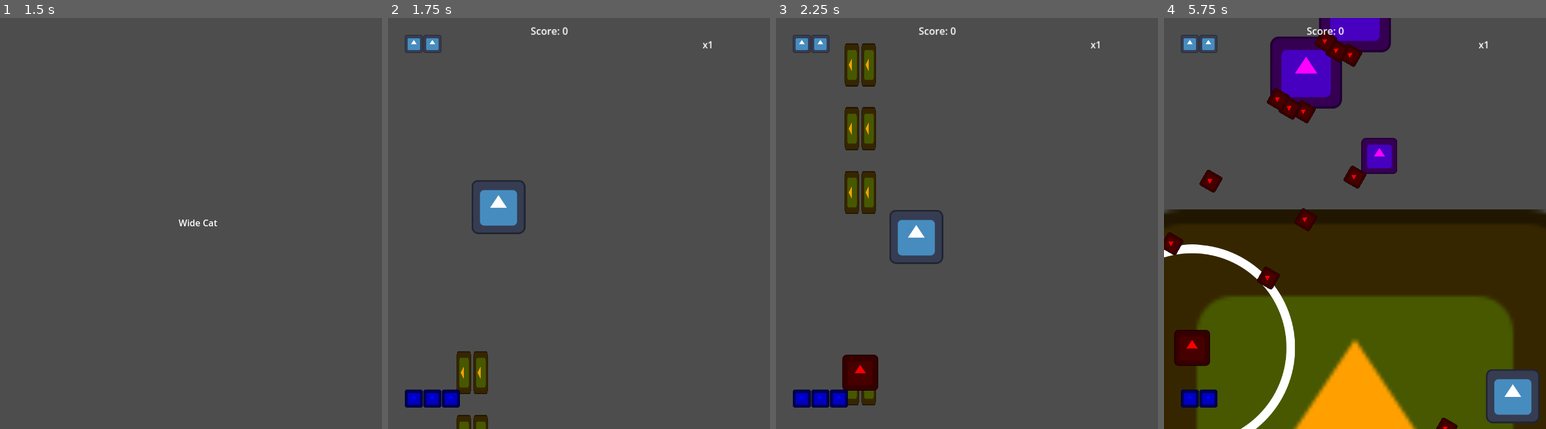
Above: before the commit, frames 1-4 (left to right).
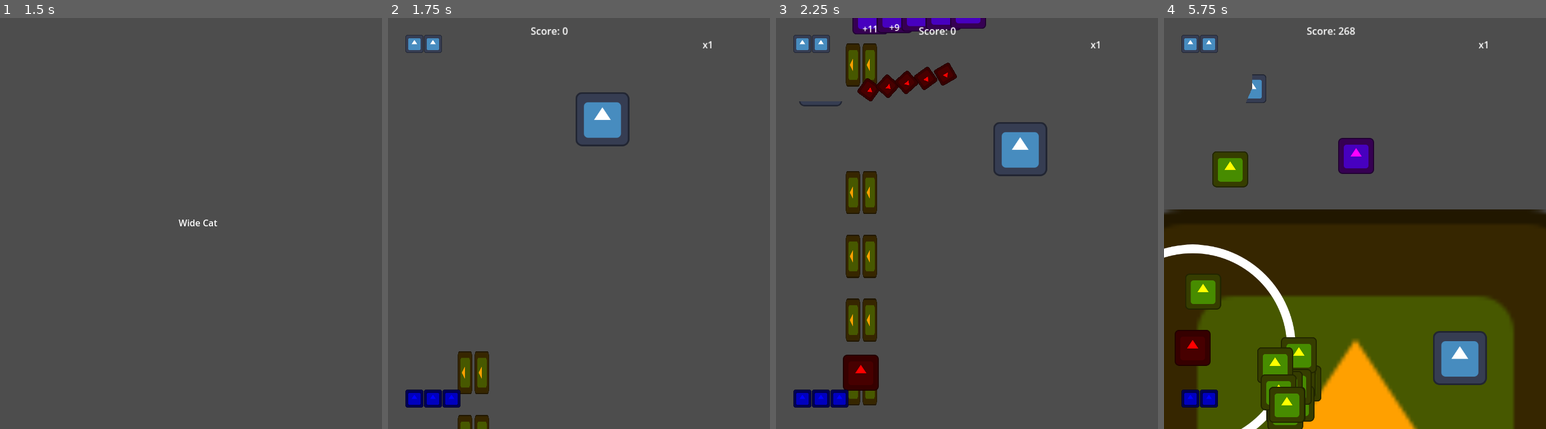
Above: after the commit, the same moments.

Repository: Zeroeth-0/Gatogun
Game: Godot game, scene res://scenes/UI/title_screen.tscn
The game is run twice, just before and just after one commit, with the same random seed, the same clock (stepped at 60 frames per second) and the same inputs. The engine's default icon, where the game draws it, is replaced by a stand-in: a white triangle on a blue panel in a dark square.
Inputs:
- Up to frame 1 (1.5 s): tap Enter (Start) at 0.5, 1.25 s; hold Right (RIGHT) 0.53-1.28 s; hold Z (A) 0.53-1.28 s; tap X (B) at 0.8, 1.35 s; hold Down (DOWN) from 1.28 s (still down)
- Up to frame 2 (1.75 s): keep holding Down (DOWN); tap C (C) at 1.55 s
- Up to frame 3 (2.25 s): release Down (DOWN) at 2.03 s; hold Right (RIGHT) from 2.03 s (still down); hold C (C) from 2.03 s (still down)
- Up to frame 4 (5.75 s): tap Z (A) at 2.3, 2.85, 4.55 s; release Right (RIGHT) at 2.78 s; release C (C) at 2.78 s; hold Up (UP) 2.78-3.53 s; tap X (B) at 3.05, 3.6, 5.3 s; hold C (C) 3.53-4.28 s; hold Left (LEFT) 3.53-5.03 s; tap C (C) at 4.35 s; hold Down (DOWN) from 5.03 s (still down); tap Enter (Start) at 5.1 s

Frame 1 is identical in both runs. In frame 2, 2.7% of the frame differs, in the area x 4-64%, y 4-100%; in frame 3, 7.5%; in frame 4, 16%, in the area x 0-99%, y 0-100%.

Commit message:
Updated level parser with enemy patterns

Diff:
--- a/scenes/bullets/revenge_bullet.tscn
+++ b/scenes/bullets/revenge_bullet.tscn
@@ -6,7 +6,7 @@
 [sub_resource type="RectangleShape2D" id="RectangleShape2D_ynv2f"]
 
 [node name="Bullet" type="Area2D" node_paths=PackedStringArray("sprite") groups=["Damage", "Enemy Bullet"]]
-z_index = 4
+z_index = 5
 script = ExtResource("1_lcvpx")
 sprite = NodePath("Sprite2D")
 revenge = true
--- a/scenes/enemies/base/enemy.tscn
+++ b/scenes/enemies/base/enemy.tscn
@@ -14,6 +14,7 @@
 z_index = 3
 script = ExtResource("1_nfbc7")
 size = 40
+scoreCount = 5
 comboLabel = NodePath("EnemyCombo")
 
 [node name="Sprite2D" type="Sprite2D" parent="."]
--- a/scenes/enemies/base/midEnemy.tscn
+++ b/scenes/enemies/base/midEnemy.tscn
@@ -6,7 +6,7 @@
 scale = Vector2(2, 2)
 typeEnum = 1
 size = 80
-scoreCount = 3
+scoreCount = 10
 
 [node name="Sprite2D" parent="." index="0"]
 position = Vector2(0, -10)
--- a/scenes/levels/ground.tscn
+++ b/scenes/levels/ground.tscn
@@ -1,6 +1,6 @@
 [gd_scene load_steps=2 format=3 uid="uid://4y26tmtqbxdx"]
 
-[ext_resource type="Script" uid="uid://hrxsyfgjv1kg" path="res://source/levels/world.gd" id="1_2i58f"]
+[ext_resource type="Script" uid="uid://hrxsyfgjv1kg" path="res://source/levels/level_parser.gd" id="1_2i58f"]
 
 [node name="Ground" type="Node2D"]
 script = ExtResource("1_2i58f")
--- a/scenes/levels/world.tscn
+++ b/scenes/levels/world.tscn
@@ -1,6 +1,6 @@
 [gd_scene load_steps=15 format=3 uid="uid://bi7uyv2plo07x"]
 
-[ext_resource type="Script" uid="uid://hrxsyfgjv1kg" path="res://source/levels/world.gd" id="1_btnht"]
+[ext_resource type="Script" uid="uid://hrxsyfgjv1kg" path="res://source/levels/level_parser.gd" id="1_btnht"]
 [ext_resource type="PackedScene" uid="uid://bw2g2t07ejkdq" path="res://scenes/levels/dead_bounds.tscn" id="3_0hlg8"]
 [ext_resource type="PackedScene" uid="uid://sc2mi3jdynyo" path="res://scenes/enemies/mid/midGoStopGo.tscn" id="3_xidr1"]
 [ext_resource type="PackedScene" uid="uid://cgts6rg8xrau" path="res://scenes/levels/playzone.tscn" id="4_hkylk"]
@@ -13,9 +13,10 @@
 [ext_resource type="PackedScene" uid="uid://ber78ar7g5504" path="res://scenes/UI/fever_bar.tscn" id="11_yb1ae"]
 [ext_resource type="PackedScene" uid="uid://bbrlpm3jwipc3" path="res://scenes/enemies/popcorn/popcornComeLeave.tscn" id="12_de0io"]
 [ext_resource type="PackedScene" uid="uid://c7eeyaje6ghkn" path="res://scenes/UI/h_box_container.tscn" id="13_e6078"]
-[ext_resource type="PackedScene" uid="uid://dog0k55xaa2s" path="res://scenes/items/max_power_up.tscn" id="13_xidr1"]
+[ext_resource type="PackedScene" uid="uid://dog0k55xaa2s" path="res://scenes/items/max_power_up.tscn" id="14_8c33x"]
 
 [node name="World" type="Node2D"]
+position = Vector2(1, 0)
 script = ExtResource("1_btnht")
 waveFile = "res://source/levels/test.txt"
 enemyScenes = Array[PackedScene]([ExtResource("12_de0io"), ExtResource("3_xidr1")])
@@ -160,5 +161,5 @@
 
 [node name="BBoxContainer" parent="." instance=ExtResource("11_de0io")]
 
-[node name="Item" parent="." instance=ExtResource("13_xidr1")]
-position = Vector2(179, 318)
+[node name="Item" parent="." instance=ExtResource("14_8c33x")]
+position = Vector2(363, 162)
--- a/source/bullets/bullet.gd
+++ b/source/bullets/bullet.gd
@@ -109,7 +109,7 @@
 # === INTERACCIÓN Y FINALIZACIÓN ===
 
 # Muestra la medalla y elimina la bala
-func _cancel() -> void:
+func cancel() -> void:
 	var item = medal.instantiate()
 	get_tree().current_scene.call_deferred("add_child", item)
 	item.position = global_position
@@ -126,5 +126,5 @@
 		if revHealth <= 0 and not isCancelled:
 			isCancelled = true  # Bloquea ejecuciones futuras
 			var playerPos = GAME.get_player()
-			if position.distance_to(playerPos) < 200 or SCORE.medalCountdown >0: _cancel()
+			if position.distance_to(playerPos) < 200 or SCORE.medalCountdown >0: cancel()
 			else: queue_free()
--- a/source/enemies/enemy.gd
+++ b/source/enemies/enemy.gd
@@ -146,6 +146,7 @@
 	if typeEnum == EnemyType.ELITE:
 		for bullet in get_tree().get_nodes_in_group("Enemy Bullet"):
 			if bullet.has_method("cancel"): bullet.cancel()
+			print("Hey")
 
 	if pulseMarked:
 		SCORE.increase_fever(5)
--- a/source/items/item.gd
+++ b/source/items/item.gd
@@ -18,6 +18,7 @@
 var oscillationTimer: float = 0.0
 var isCollected := false
 var powerupDir := Vector2(1, 1).normalized()
+var powerUpFollowPlayer: bool = false
 
 func _ready() -> void:
 	# Lanzamiento inicial con fuerza aleatoria hacia arriba
@@ -42,7 +43,7 @@
 
 func _move_powerup(delta):
 	var moveSpeed := 150.0
-	position += powerupDir * moveSpeed * delta
+	if !powerUpFollowPlayer: position += powerupDir * moveSpeed * delta
 
 	# Obtener los límites de la pantalla
 	var screenSize := get_viewport().get_visible_rect().size
@@ -53,6 +54,11 @@
 		powerupDir.x *= -1
 	if position.y - halfSize <= 0 or position.y + halfSize >= screenSize.y:
 		powerupDir.y *= -1
+
+	if GAME.get_player().y < 250: powerUpFollowPlayer = true
+	if powerUpFollowPlayer:
+		speed = 400
+		_move_towards_player(delta)
 
 func _show_label(scoreVal):
 		var label = medal_label.instantiate()
--- a/source/levels/world.gd
+++ b/source/levels/level_parser.gd
@@ -12,6 +12,11 @@
 	"W": []
 }
 
+var pattern_definitions := {
+	"LADDER": _pattern_ladder,
+	"PARADE": _pattern_parade,
+}
+
 func _ready() -> void:
 	_load_markers()
 	await _load_wave_data(waveFile)
@@ -31,12 +36,42 @@
 	while not file.eof_reached():
 		var line = file.get_line().strip_edges()
 		if line.is_empty(): continue
-		var data = _parse_wave_line(line)
-		if data.is_empty(): continue
-		await get_tree().create_timer(data.delay).timeout
-		_spawn_enemy(data)
+
+		var expanded_lines = _expand_pattern_if_needed(line)
+		for l in expanded_lines:
+			var data = _parse_wave_line(l)
+			if data.is_empty(): continue
+			await get_tree().create_timer(data.delay).timeout
+			_spawn_enemy(data)
 
 	file.close()
+
+func _expand_pattern_if_needed(line: String) -> Array:
+	var pattern_match := line.split(" ", false)
+	if pattern_match.size() < 2:
+		return [line]
+
+	var prefix = pattern_match[0]
+	var rest = line.substr(prefix.length()).strip_edges()
+
+	var pattern_name = ""
+	var args = {}
+
+	if prefix.find("(") != -1 and prefix.ends_with(")"):
+		pattern_name = prefix.get_slice("(", 0).to_upper()
+		var raw_args = prefix.get_slice("(", 1).trim_suffix(")")
+		for pair in raw_args.split(",", false):
+			if "=" in pair:
+				var key = pair.get_slice("=", 0).strip_edges()
+				var value = pair.get_slice("=", 1).strip_edges()
+				args[key] = value
+	else:
+		pattern_name = prefix.to_upper()
+
+	if pattern_definitions.has(pattern_name):
+		return pattern_definitions[pattern_name].call(rest, args)
+	else:
+		return [line]
 
 func _parse_wave_line(line: String) -> Dictionary:
 	line = line.replace(" at ", "@").replace(" with ", ":").replace(" to ", ">").replace(" after ", "|")
@@ -52,7 +87,6 @@
 		line = parts[0]
 		delay = float(parts[1])
 
-	# Normal parsing below
 	if not "@" in line or line.begins_with("@"):
 		return {}
 
@@ -112,13 +146,12 @@
 		"S": return "N"
 		"E": return "W"
 		"W": return "E"
-	return "S"  # Fallback
+	return "S"
 
 func _spawn_enemy(data: Dictionary) -> void:
 	if data.type == "END_MARKER":
-		return  # No hacer nada, es solo para forzar delay
-
-	# Validaciones normales
+		return
+
 	if not data.has("type") or not data.has("lane") or not data.has("index"):
 		return
 
@@ -137,7 +170,6 @@
 		spawnPos.y += data.offset * LANE_GAP
 
 	enemy.position = spawnPos
-
 	enemy.handedness = enemy.Handedness.RIGHT if data.hand == "R" else enemy.Handedness.LEFT
 
 	match data.dir:
@@ -154,3 +186,89 @@
 		if baseName == enemyName:
 			return scene
 	return null
+
+# ========================
+#  PATRONES
+# ========================
+
+func _pattern_ladder(base: String, args: Dictionary) -> Array:
+	var steps = int(args.get("steps", 4))
+	var direction = str(args.get("direction", "right")).to_lower()
+	var jump = int(args.get("jump", 1))
+	var warmup = float(args.get("warmup", 0.2))  # tiempo entre spawns
+
+	var dir_mod = 1 if direction in ["r", "right"] else -1
+
+	var parsed = _parse_wave_line(base)
+	if parsed.is_empty(): return []
+
+	var lane = parsed["lane"]
+	var index = parsed["index"]
+	var offset = parsed["offset"]
+	var base_delay = parsed["delay"]
+	var type = parsed["type"]
+	var hand = parsed["hand"]
+	var move_dir = parsed["dir"]
+
+	var lane_size = lanes[lane].size()
+	var lines: Array = []
+
+	var current_index = index
+	var moving_dir = dir_mod
+
+	for i in range(steps):
+		# Rebote: si estamos fuera, invertir sentido y saltar
+		if current_index < 0:
+			current_index = jump  # entrar al carril 0 + jump
+			moving_dir = 1
+		elif current_index >= lane_size:
+			current_index = lane_size - 1 - jump
+			moving_dir = -1
+
+		# Clamp de seguridad
+		current_index = clamp(current_index, 0, lane_size - 1)
+
+		# Generar línea con delay relativo al primero
+		var delay = warmup
+		var line = "%s@%s%d+%.2f:%s>%s|%.3f" % [
+			type, lane, current_index, offset,
+			hand, move_dir, delay
+		]
+		lines.append(line)
+		current_index += moving_dir * jump
+
+	return lines
+
+func _pattern_parade(base: String, args: Dictionary) -> Array:
+	var thickness = int(args.get("thickness", 3))
+	var length = int(args.get("length", 3))
+	var warmup = float(args.get("warmup", 0.2))
+
+	var lines: Array = []
+	var parsed = _parse_wave_line(base)
+	if parsed.is_empty():
+		return []
+
+	var lane = parsed["lane"]
+	var start_index = parsed["index"]
+	var offset = parsed["offset"]
+	var base_delay = parsed["delay"]
+	var type = parsed["type"]
+	var hand = parsed["hand"]
+	var move_dir = parsed["dir"]
+
+	for row in range(length):
+		var row_delay = warmup
+		for col in range(thickness):
+			var current_index = start_index + col
+			if current_index < 0 or current_index >= lanes[lane].size():
+				continue  # fuera de rango
+
+			var line = "%s@%s%d+%.2f:%s>%s|%.3f" % [
+				type, lane, current_index, offset,
+				hand, move_dir, row_delay
+			]
+			lines.append(line)
+			row_delay = 0
+
+	return lines
--- a/source/weapons/player_weapon.gd
+++ b/source/weapons/player_weapon.gd
@@ -4,9 +4,8 @@
 @export var bulletScene: PackedScene
 @export var fireRate: float = 0.05
 @export_range(-20, 20, 5) var deviationAngle: float = 0.0
-@export var MAX_BULLETS: int = 3
+@export var MAX_BULLETS: int = 5
 @export_range(0, 3, 1) var baseLvl: int = 1
-
 @export var targetPos: Vector2 = Vector2.ZERO
 @export_range(0, 20, 1) var followDelay: int = 15
 @export var focusTarget: Vector2 = Vector2.ZERO
Renamed: source/levels/world.gd.uid -> source/levels/level_parser.gd.uid
Not shown, changed: source/levels/test.txt
Not shown, removed: source/levels/test_ground.txt
